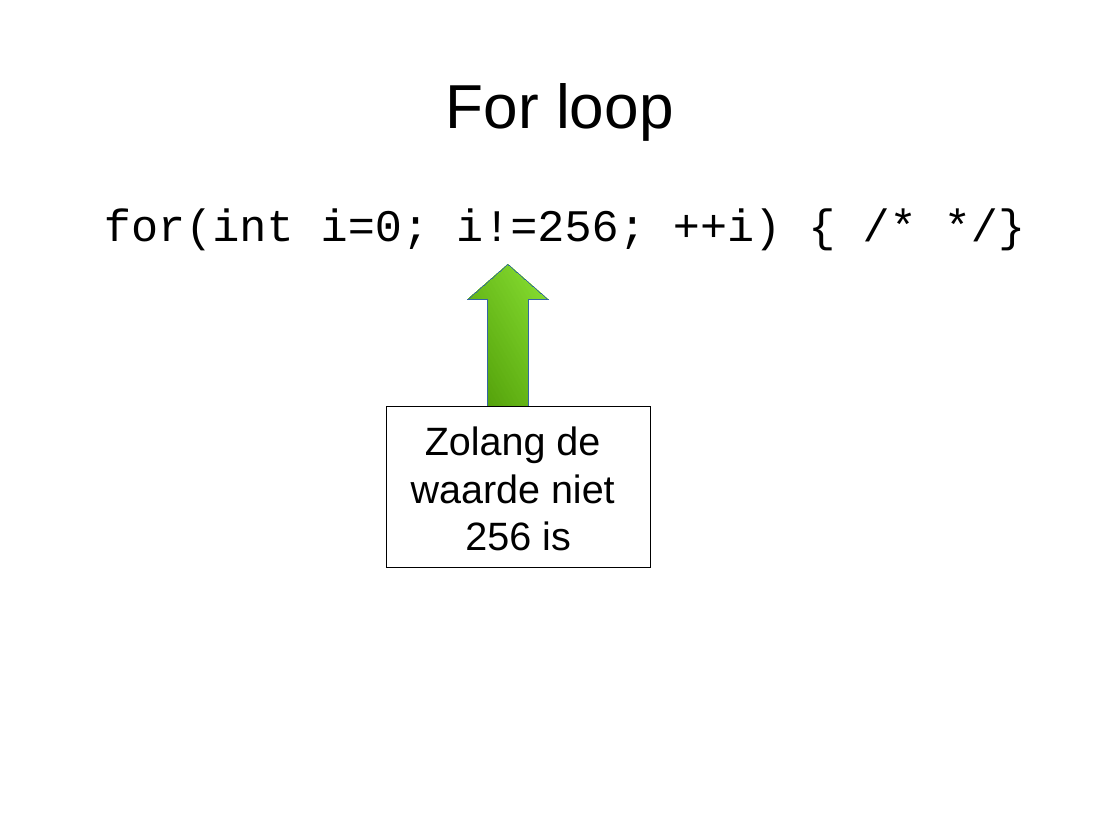
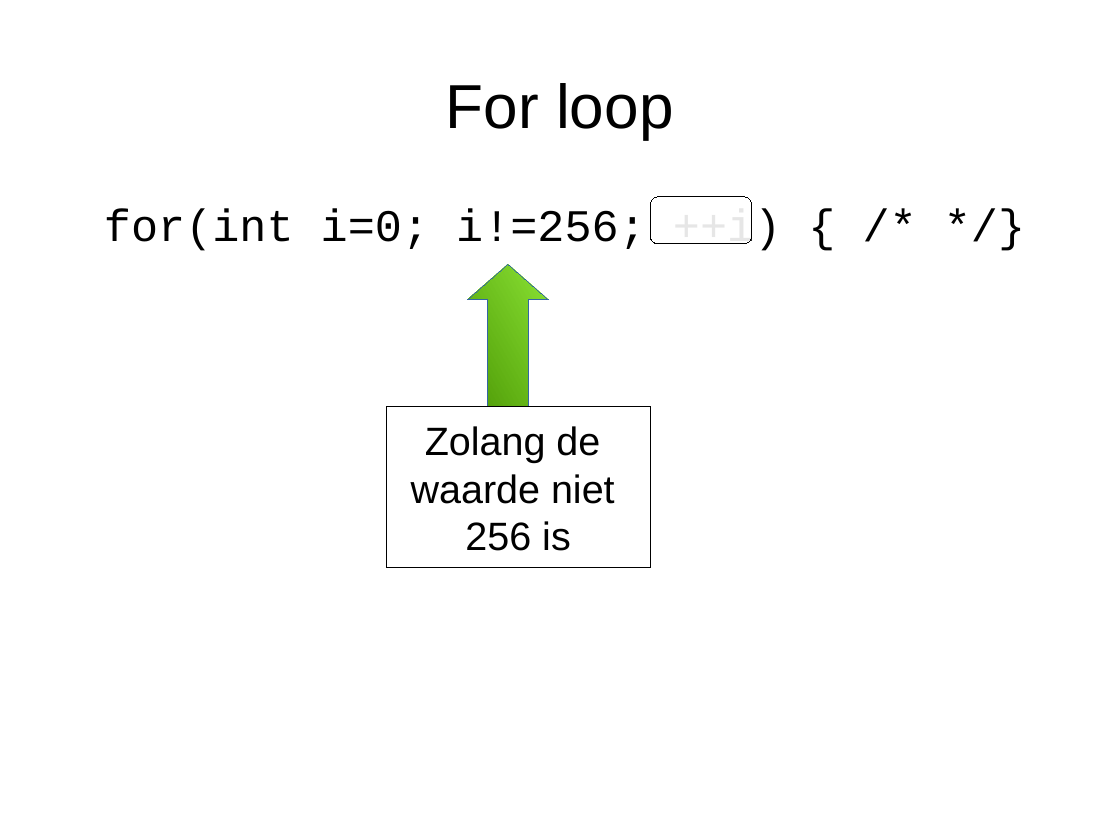
Before and after one commit to djog/arduino_cursus, a slide deck: slide 10 of Raw/For.odp (slide 7 before the commit). Drawn at 1120x840 pixels with LibreOffice and Linux fonts; fonts in the diff are those of the drawing. Boxes give left, top, right and bottom in pixels: in the first picture for what was removed or moved away, otherwise in the second. Text is boxed around its words. In the diff, an @@ line names an element or a change of style, - is before the commit and + after.

```diff
--- a/Raw/For.odp
+++ b/Raw/For.odp
@@ rounded rectangle added at <box>650,196,752,244</box>, fill #FFFFFF at 90% opacity, outline #000000 0 pt @@
```
Also in this commit, not shown: 5 other slides changed, 5 slides added, 9 other files.
